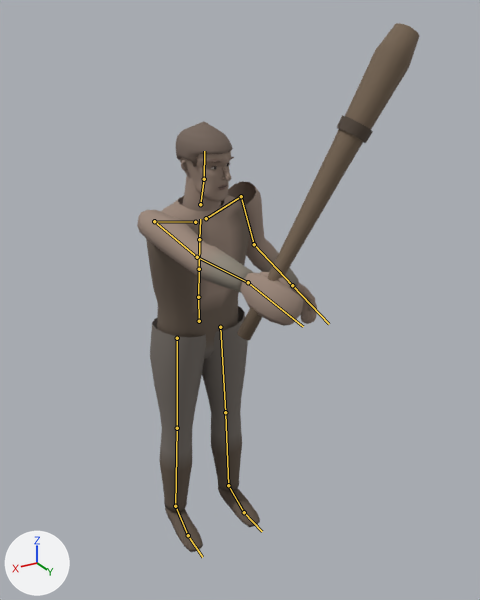
An edit to the glTF model assets/models/characters/thug.glb, drawn before and after from the same camera.
One viewpoint serves both versions: a 50 mm camera at (1.34, 2.61, 2.53) aimed at (-0.02, 0.34, 1.4). The axes (+X, +Y, +Z) are drawn at lower left. The lights are the same throughout. The older version comes first. Both versions are drawn at frame 5 of the action 'pull'; the numbers are the values there. The bones that change, and the others that lie on the model, are drawn over the model as lines.

Names of what the first picture shows: 'Thug'.
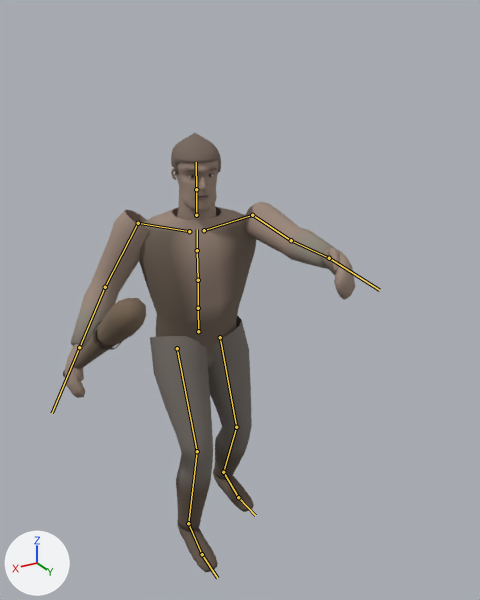
Where the change shows, as pixel boxes (x1, y1, x2, y2) in the pictures (480 x 600 px):
'Thug', posed (17% shorter)
    before: (137, 23, 419, 552)
    after: (63, 133, 355, 572)
bone 'Hips', root to tip
    before: (199, 321) to (198, 297)
    after: (198, 331) to (198, 308)
bone 'Spine', root to tip
    before: (198, 297) to (199, 269)
    after: (198, 308) to (198, 280)
bone 'Chest', root to tip
    before: (199, 269) to (199, 239)
    after: (198, 280) to (197, 250)
bone 'UpperChest', root to tip
    before: (199, 239) to (200, 219)
    after: (197, 250) to (197, 229)
bone 'RightUpperArm', root to tip
    before: (154, 221) to (197, 257)
    after: (138, 223) to (105, 287)
bone 'RightLowerArm', root to tip
    before: (197, 257) to (248, 282)
    after: (105, 287) to (79, 347)
bone 'RightHand', root to tip
    before: (248, 282) to (303, 326)
    after: (79, 347) to (52, 413)
bone 'LeftUpperArm', root to tip
    before: (241, 196) to (254, 244)
    after: (252, 215) to (291, 240)
bone 'LeftLowerArm', root to tip
    before: (254, 244) to (292, 285)
    after: (291, 240) to (329, 258)
bone 'LeftHand', root to tip
    before: (292, 285) to (329, 324)
    after: (329, 258) to (379, 290)
bone 'RightUpperLeg', root to tip
    before: (177, 338) to (177, 428)
    after: (177, 348) to (197, 451)
bone 'RightLowerLeg', root to tip
    before: (177, 428) to (175, 506)
    after: (197, 451) to (188, 523)
bone 'RightFoot', root to tip
    before: (175, 506) to (188, 535)
    after: (188, 523) to (202, 554)
bone 'LeftUpperLeg', root to tip
    before: (220, 327) to (225, 412)
    after: (220, 337) to (236, 427)
bone 'LeftLowerLeg', root to tip
    before: (225, 412) to (228, 485)
    after: (236, 427) to (223, 472)
bone 'LeftFoot', root to tip
    before: (228, 485) to (244, 512)
    after: (223, 472) to (238, 497)

What the commit changed:
Bone 'Hips' (bone_hips) moves from (0.0, 0.0, 0.0) to (0.0, -0.06, -0.008).
Bone 'Spine' (bone_spine) turns from (3, 5, 0) to (1, -5, 0) degrees about its own x, y and z.
Bone 'Chest' (bone_chest) turns from (4, 5, 0) to (1, -5, 0) degrees about its own x, y and z.
Bone 'UpperChest' (bone_upperchest) turns from (4, 5, 0) to (1, -5, 0) degrees about its own x, y and z.
Bone 'RightUpperArm' (bone_rightupperarm) turns from (87, 10, 18) to (0, 9, 16) degrees about its own x, y and z.
Bone 'RightLowerArm' (bone_rightlowerarm) turns from (2, 0, 0) to (38, 0, 0) degrees about its own x, y and z.
Bone 'RightHand' (bone_righthand) turns from (-9, 0, 0) to (0, 0, 0) degrees about its own x, y and z.
Bone 'LeftUpperArm' (bone_leftupperarm) turns from (0, -9, -16) to (87, -10, -18) degrees about its own x, y and z.
Bone 'LeftLowerArm' (bone_leftlowerarm) turns from (32, 0, 0) to (2, 0, 0) degrees about its own x, y and z.
Bone 'LeftHand' (bone_lefthand) turns from (0, 0, 0) to (-9, 0, 0) degrees about its own x, y and z.
Bone 'RightUpperLeg' (bone_rightupperleg) turns from (-2, 0, -2) to (25, 0, -2) degrees about its own x, y and z.
Bone 'RightLowerLeg' (bone_rightlowerleg) turns from (3, 0, 0) to (-31, 0, 0) degrees about its own x, y and z.
Bone 'RightFoot' (bone_rightfoot) turns from (-2, 2, 1) to (6, 2, 1) degrees about its own x, y and z.
Bone 'LeftUpperLeg' (bone_leftupperleg) turns from (-2, 0, 2) to (9, 0, 4) degrees about its own x, y and z.
Bone 'LeftLowerLeg' (bone_leftlowerleg) turns from (3, 0, 0) to (-31, 0, 0) degrees about its own x, y and z.
Bone 'LeftFoot' (bone_leftfoot) turns from (-2, -2, -1) to (22, -4, -4) degrees about its own x, y and z.
